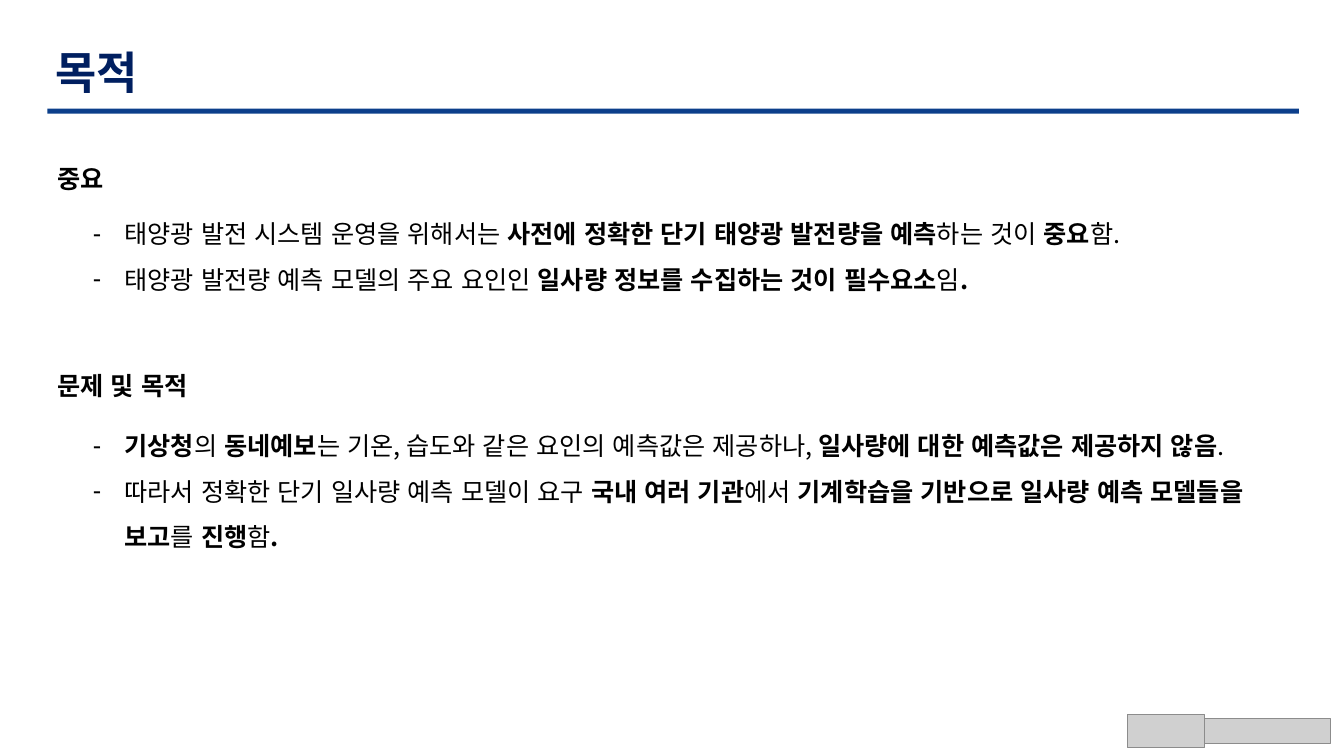
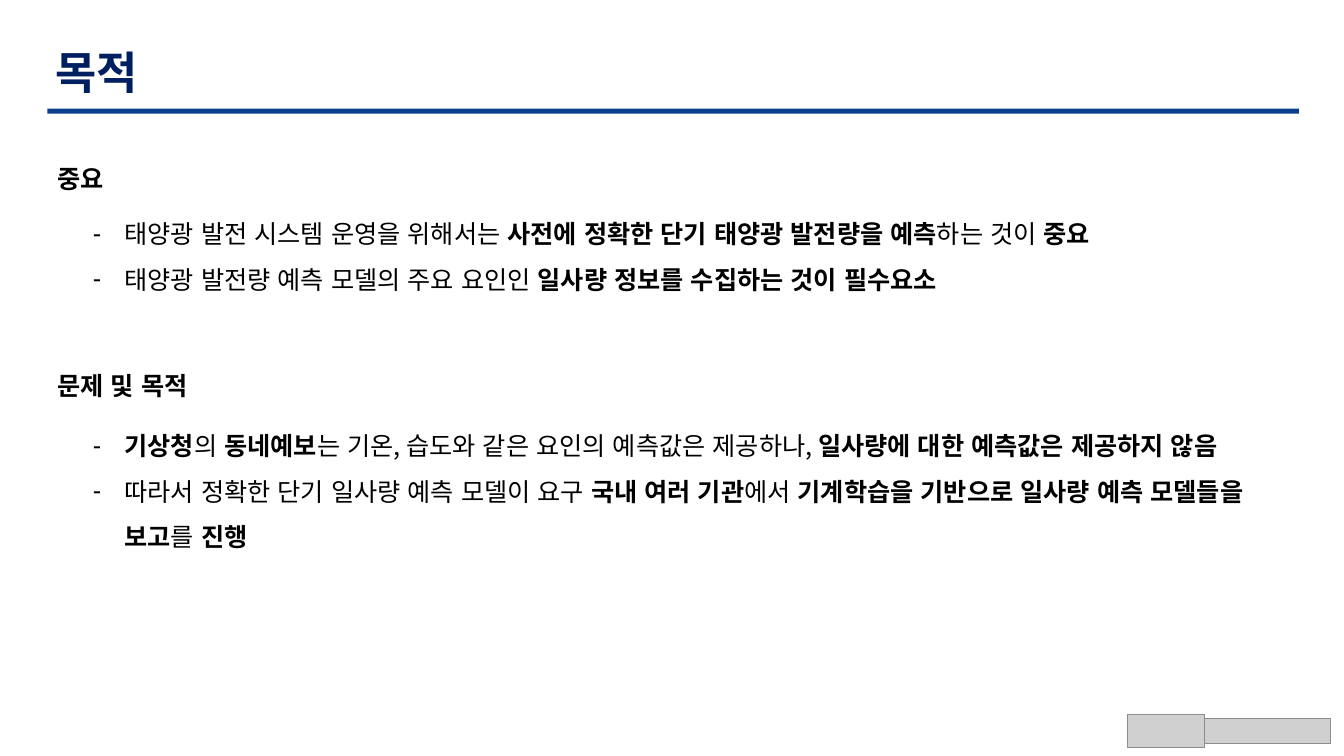
Before and after one commit to TaegyuHan/Solar_radiation_prediction_model, a slide deck: slide 7 of KICS_PT/[KICS] 동향 poster.pptx. Drawn at 1344x756 pixels with LibreOffice and Linux fonts; fonts in the diff are those of the drawing; grey boxes stand for pictures. Boxes give left, top, right and bottom in pixels: in the first picture for what was removed or moved away, otherwise in the second. Text is boxed around its words. In the diff, an @@ line names an element or a change of style, - is before the commit and + after.

```diff
--- a/KICS_PT/[KICS] 동향 poster.pptx
+++ b/KICS_PT/[KICS] 동향 poster.pptx
@@ text at (x1=124, y1=221, x2=1090, y2=292): text changed @@
-– 태양광 발전 시스템 운영을 위해서는 사전에 정확한 단기 태양광 발전량을 예측하는 것이 중요함.
-– 태양광 발전량 예측 모델의 주요 요인인 일사량 정보를 수집하는 것이 필수요소임.
+– 태양광 발전 시스템 운영을 위해서는 사전에 정확한 단기 태양광 발전량을 예측하는 것이 중요
+– 태양광 발전량 예측 모델의 주요 요인인 일사량 정보를 수집하는 것이 필수요소
@@ text at (x1=124, y1=433, x2=1244, y2=549): text changed @@
-– 기상청의 동네예보는 기온, 습도와 같은 요인의 예측값은 제공하나, 일사량에 대한 예측값은 제공하지 않음.
-– 따라서 정확한 단기 일사량 예측 모델이 요구 국내 여러 기관에서 기계학습을 기반으로 일사량 예측 모델들을 보고를 진행함.
+– 기상청의 동네예보는 기온, 습도와 같은 요인의 예측값은 제공하나, 일사량에 대한 예측값은 제공하지 않음
+– 따라서 정확한 단기 일사량 예측 모델이 요구 국내 여러 기관에서 기계학습을 기반으로 일사량 예측 모델들을 보고를 진행
```
Also in this commit, not shown: 10 other slides changed.
